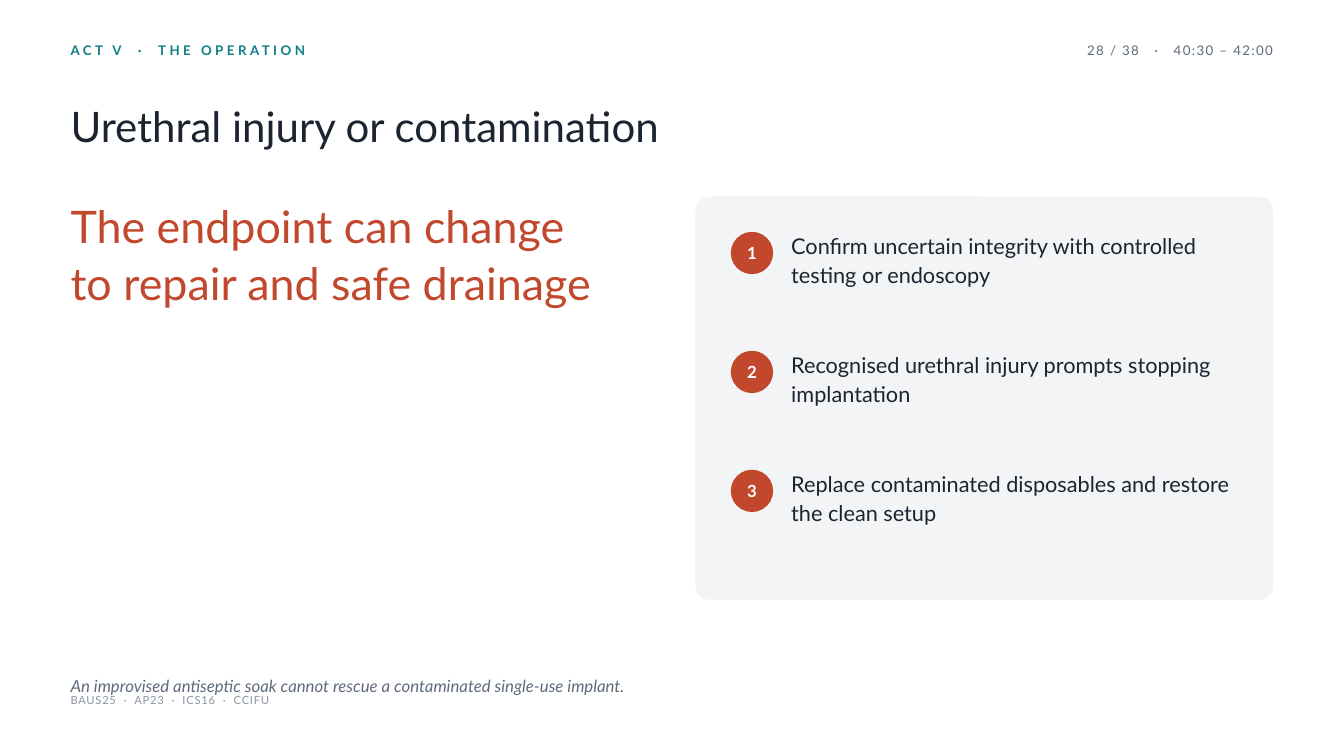
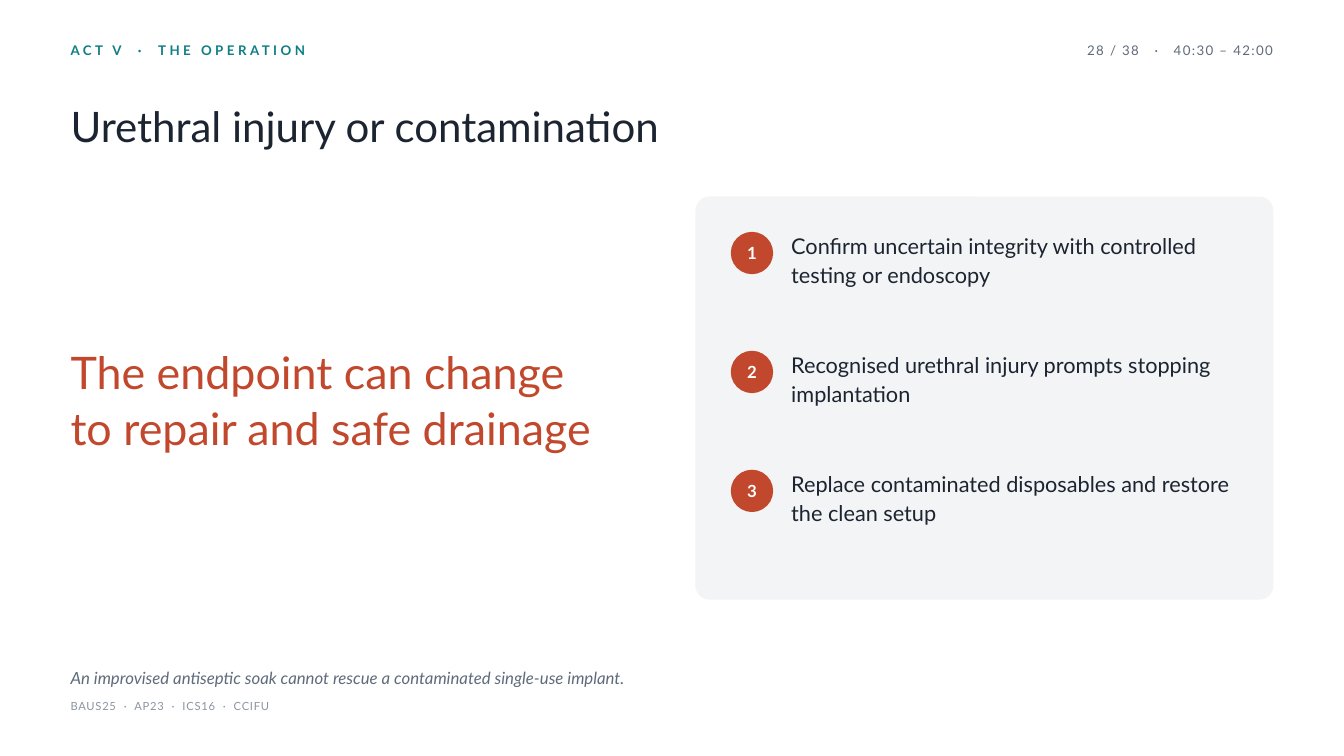
Before and after one commit to nityjr-ctrl/aus-presentation, a slide deck: slide 34 of presentation/AUS-teaching-deck.pptx. Drawn at 1344x756 pixels with LibreOffice and Linux fonts; fonts in the diff are those of the drawing. Boxes give left, top, right and bottom in pixels: in the first picture for what was removed or moved away, otherwise in the second. Text is boxed around its words. In the diff, an @@ line names an element or a change of style, - is before the commit and + after.

```diff
--- a/presentation/AUS-teaching-deck.pptx
+++ b/presentation/AUS-teaching-deck.pptx
@@ text "The endpoint can change" at [71, 356, 591, 453]: vertical alignment top to middle @@
@@ text "An improvised antiseptic soak cannot ...": place and size @@
-text "An improvised antiseptic soak cannot ..." at [71, 679, 624, 695]
+text "An improvised antiseptic soak cannot ..." at [71, 671, 624, 687]
@@ text "BAUS25 · AP23 · ICS16 ...": place and size @@
-text "BAUS25 · AP23 · ICS16 ..." at [71, 696, 269, 704]
+text "BAUS25 · AP23 · ICS16 ..." at [71, 702, 269, 710]
```
Also in this commit, not shown: 42 other slides changed, 6 other files.
